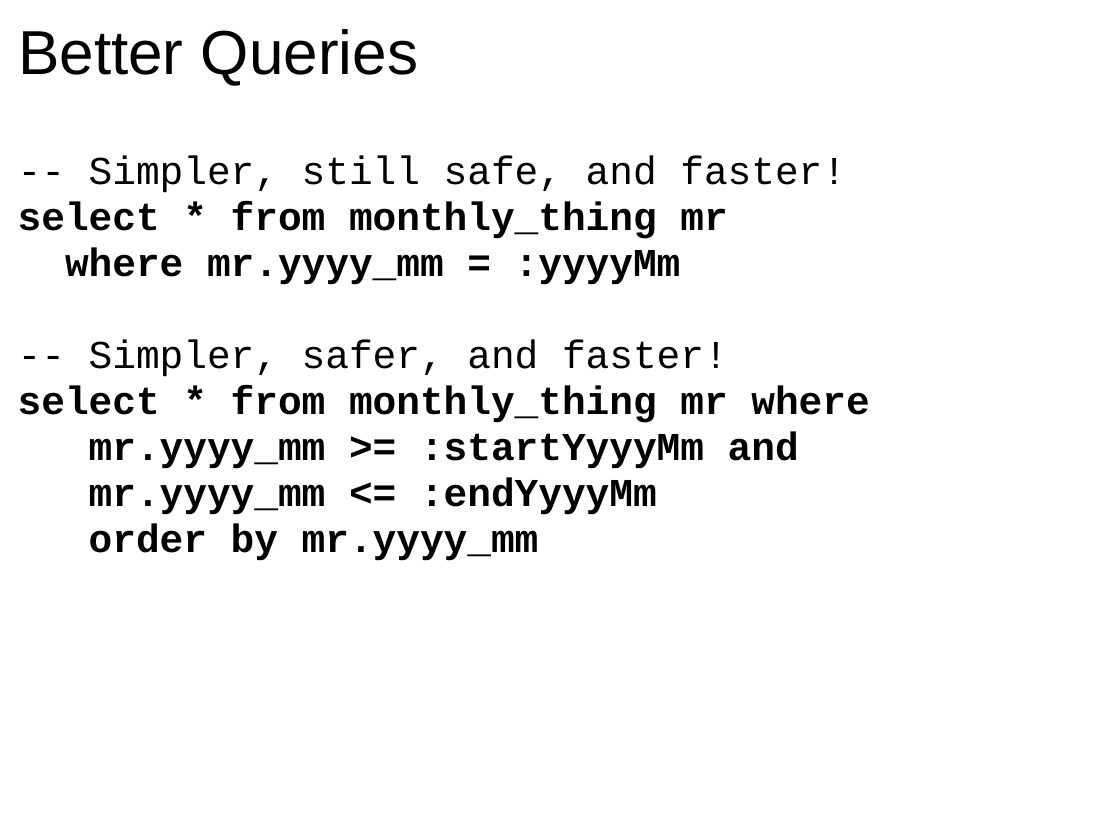
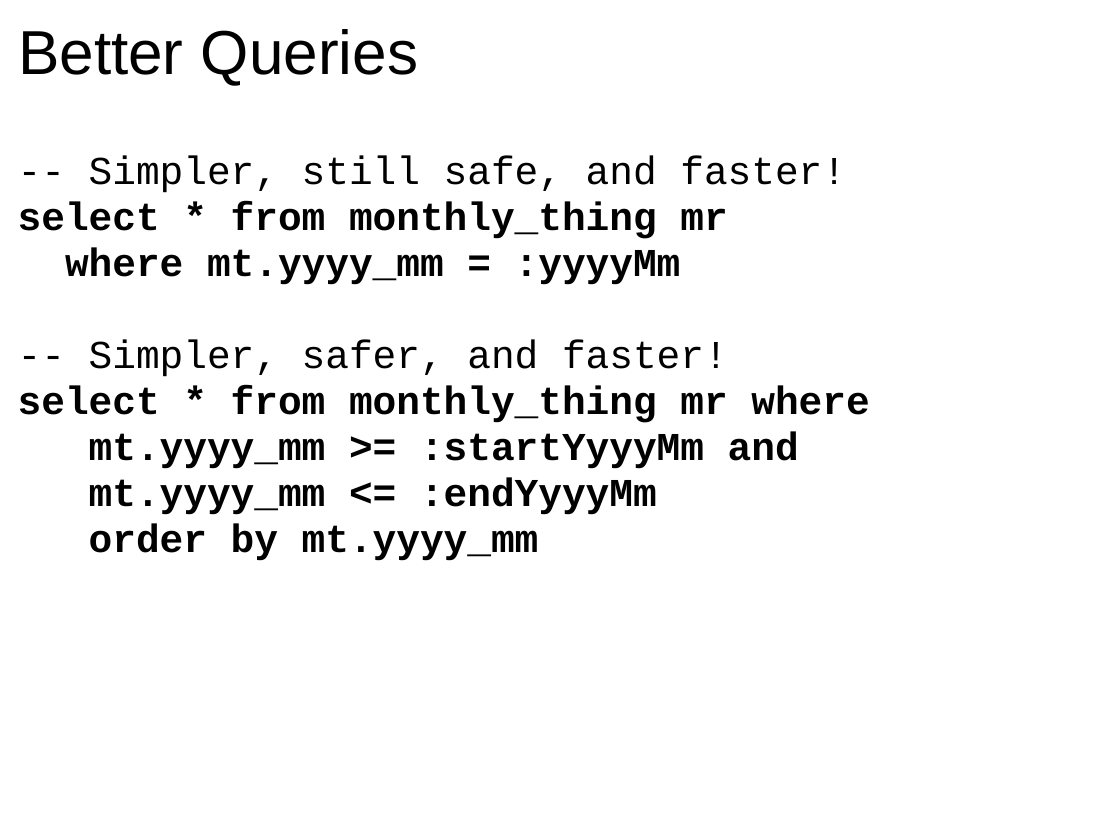
Before and after one commit to GlenKPeterson/refactJavaScalaCloj, a slide deck: slide 12 of refactJavaScalaCloj.ppt. Drawn at 1120x840 pixels with LibreOffice and Linux fonts; fonts in the diff are those of the drawing. Boxes give left, top, right and bottom in pixels: in the first picture for what was removed or moved away, otherwise in the second. Text is boxed around its words. In the diff, an @@ line names an element or a change of style, - is before the commit and + after.

Commit message:
Fixed typo in ppt.

```diff
--- a/refactJavaScalaCloj.ppt
+++ b/refactJavaScalaCloj.ppt
@@ text at box(65, 247, 681, 285): text changed @@
-where mr.yyyy_mm = :yyyyMm
+where mt.yyyy_mm = :yyyyMm
@@ text at box(89, 431, 799, 561): text changed @@
-mr.yyyy_mm >= :startYyyyMm and
-mr.yyyy_mm <= :endYyyyMm
-order by mr.yyyy_mm
+mt.yyyy_mm >= :startYyyyMm and
+mt.yyyy_mm <= :endYyyyMm
+order by mt.yyyy_mm
```
Also in this commit, not shown: 3 other slides changed.
